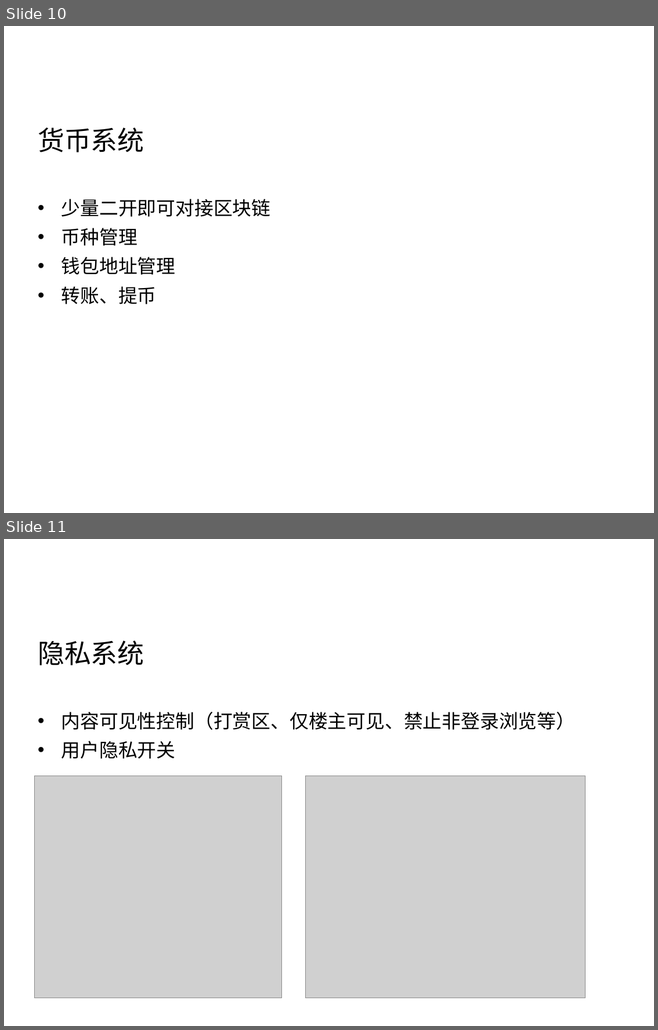
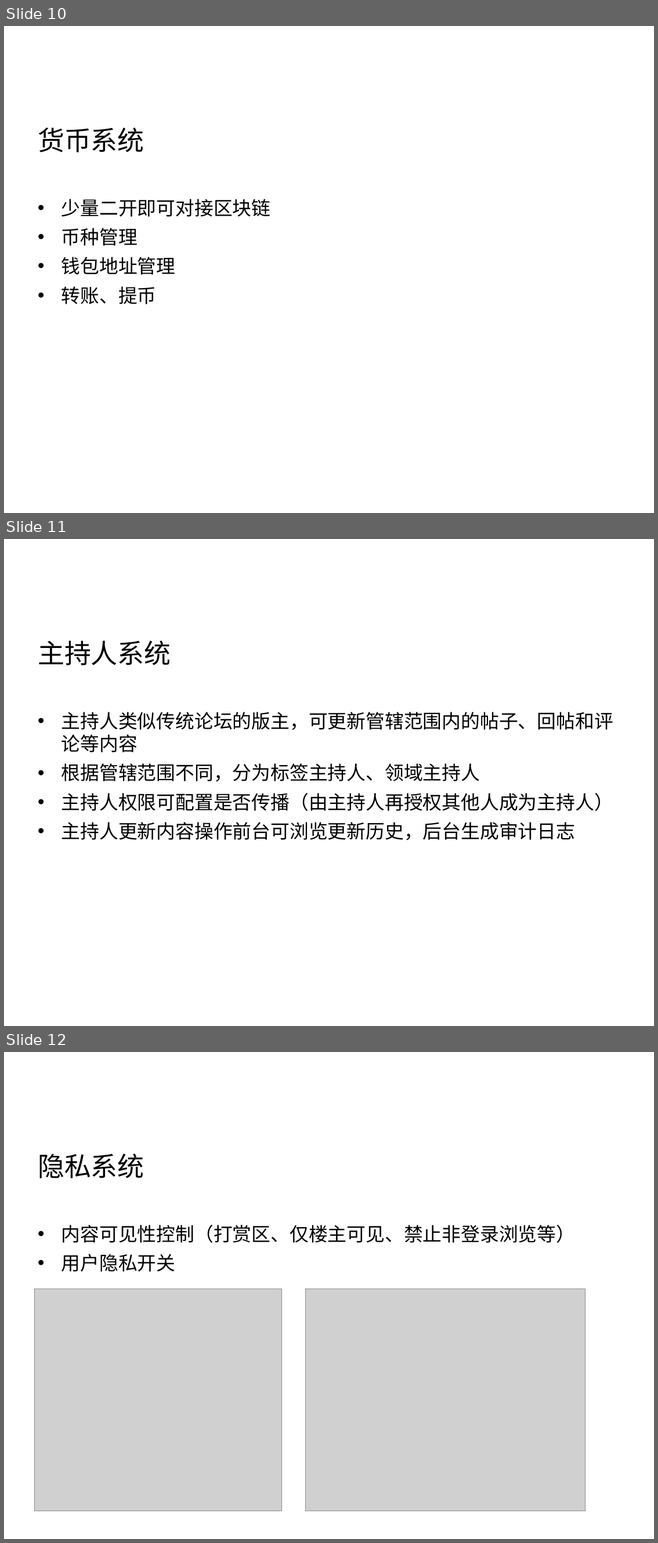
Before and after one commit to Vanessa219/b3log-index, a slide deck: src/sym/syme-intro.pptx. Shown one above the other, each under a label of ours: slides 10 and 11 before the commit, slides 10, 11 and 12 after it. The pictures are 658x1030 and 658x1543 pixels, drawn with LibreOffice and Linux fonts; fonts in the diff are those of the drawing; grey boxes stand for pictures; background and template pictures are left out. Boxes give left, top, right and bottom in pixels: in the first picture for what was removed or moved away, otherwise in the second. Text is boxed around its words. In the diff, an @@ line names an element or a change of style, - is before the commit and + after.

Commit message:
:memo: 更新 Sym PPT

```diff
--- a/src/sym/syme-intro.pptx
+++ b/src/sym/syme-intro.pptx
@@ slide 11 added at [4, 539, 654, 1026], background picture (left out); not listed: 2 template elements that a slide beside it also shows @@
@@ title added at [38, 641, 171, 665], 42 pt, text #000000 @@
+主持人系统
@@ text added at [61, 712, 613, 841], 30 pt, text #000000 @@
+• 主持人类似传统论坛的版主，可更新管辖范围内的帖子、回帖和评论等内容
+• 根据管辖范围不同，分为标签主持人、领域主持人
+• 主持人权限可配置是否传播（由主持人再授权其他人成为主持人）
+• 主持人更新内容操作前台可浏览更新历史，后台生成审计日志
@@ what was slide 11 is now slide 12 @@
```
Also in this commit, not shown: 10 slides changed.
